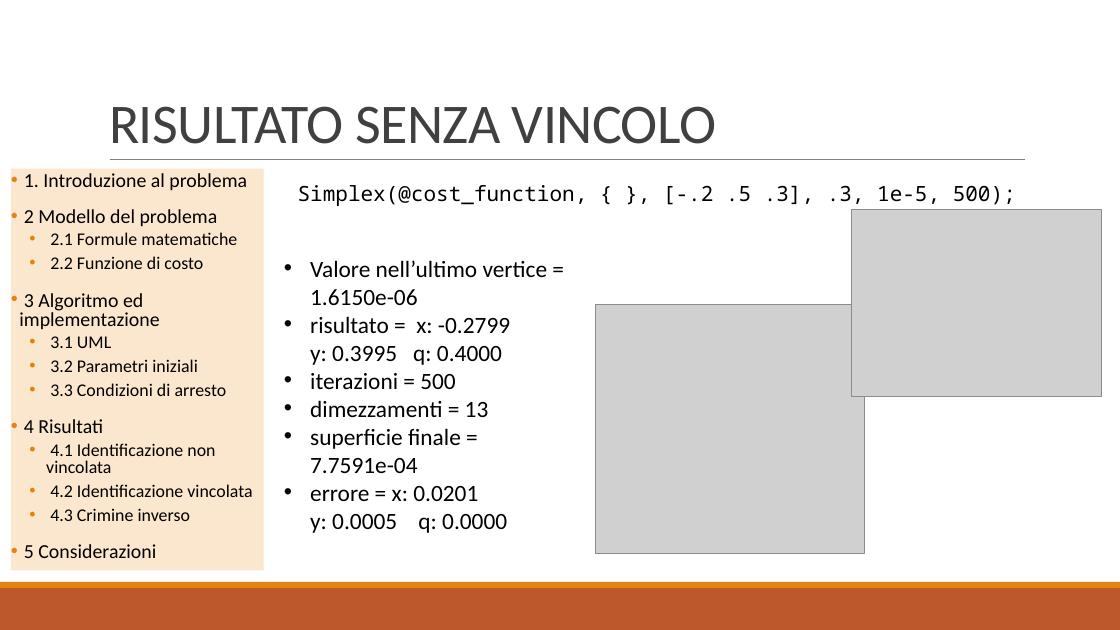
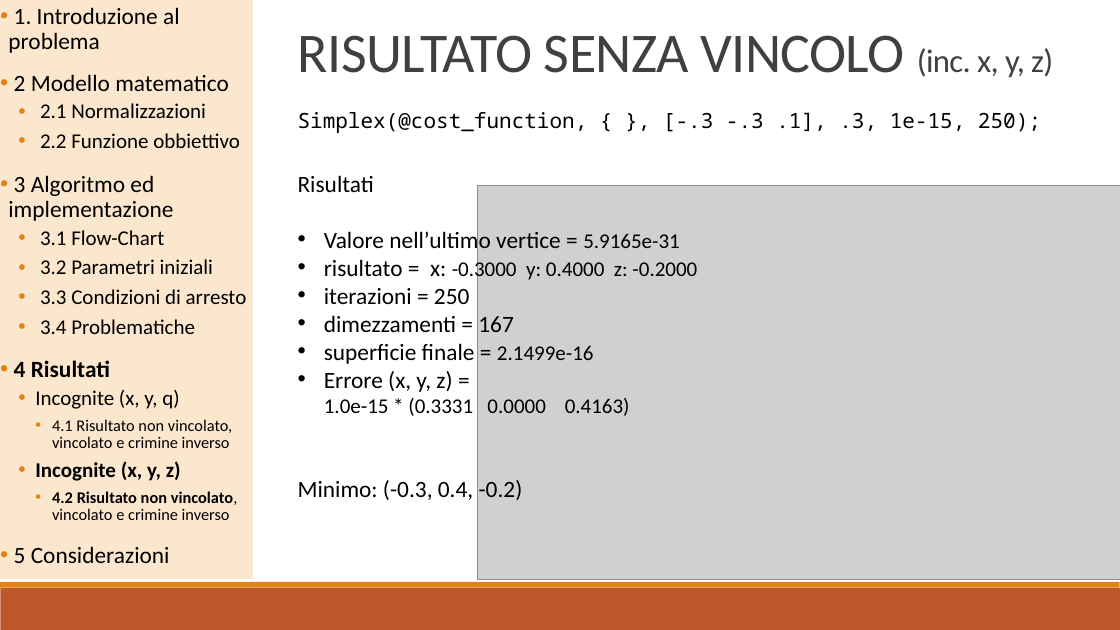
Before and after one commit to baldimario/Simplex, a slide deck: slide 17 of IDENTICAZIONE SISTEMA DI CARICHE PUNTIFORMI DA MISURE DI.pptx (slide 15 before the commit). Drawn at 1120x630 pixels with LibreOffice and Linux fonts; fonts in the diff are those of the drawing; grey boxes stand for pictures. Boxes give left, top, right and bottom in pixels: in the first picture for what was removed or moved away, otherwise in the second. Text is boxed around its words. In the diff, an @@ line names an element or a change of style, - is before the commit and + after.

```diff
--- a/IDENTICAZIONE SISTEMA DI CARICHE PUNTIFORMI DA MISURE DI.pptx
+++ b/IDENTICAZIONE SISTEMA DI CARICHE PUNTIFORMI DA MISURE DI.pptx
@@ text "1. Introduzione al problema": place and size @@
-text "1. Introduzione al problema" at (11, 169, 264, 571)
+text "1. Introduzione al problema" at (0, 0, 253, 579)
@@ text at (8, 7, 247, 563): size 17 to 20 pt in "1. Introduzione al problema", "3 Algoritmo ed implementazione", "4 Risultati", "5 Considerazioni"; size 15.3 to 18 pt in "3.2 Parametri iniziali", "3.3 Condizioni di arresto"; bold on in "4 Risultati"; line spacing 0.8 to 0.9 @@
@@ title at (298, 35, 1053, 78): text changed @@
-RISULTATO SENZA VINCOLO
+RISULTATO SENZA VINCOLO (inc. x, y, z)
@@ text at (14, 74, 240, 148): text changed; size 15.3 to 18 pt @@
-• 2 Modello del problema
-  • 2.1 Formule matematiche
-  • 2.2 Funzione di costo
+• 2 Modello matematico
+  • 2.1 Normalizzazioni
+  • 2.2 Funzione obbiettivo
@@ text at (298, 112, 1041, 133): text changed @@
-Simplex(@cost_function, { }, [-.2 .5 .3], .3, 1e-5, 500);
+Simplex(@cost_function, { }, [-.3 -.3 .1], .3, 1e-15, 250);
@@ line removed from (110, 160) to (1026, 160) @@
@@ text at (298, 175, 697, 500): text changed @@
-• Valore nell’ultimo vertice = 1.6150e-06
-• risultato = x: -0.2799
-  y: 0.3995 q: 0.4000
-• iterazioni = 500
-• dimezzamenti = 13
-• superficie finale =
-  7.7591e-04
-• errore = x: 0.0201
-  y: 0.0005 q: 0.0000
+Risultati
+• Valore nell’ultimo vertice = 5.9165e-31
+• risultato = x: -0.3000 y: 0.4000 z: -0.2000
+• iterazioni = 250
+• dimezzamenti = 167
+• superficie finale = 2.1499e-16
+• Errore (x, y, z) =
+  1.0e-15 * (0.3331 0.0000 0.4163)
+Minimo: (-0.3, 0.4, -0.2)
@@ picture added at (477, 186, 1120, 579) @@
@@ text at (40, 230, 164, 245): text changed; size 15.3 to 18 pt @@
-  • 3.1 UML
+  • 3.1 Flow-Chart
@@ picture removed at (851, 210, 1101, 397) @@
@@ text at (40, 319, 195, 334): paragraph added @@
+  • 3.4 Problematiche
@@ picture removed at (596, 305, 865, 554) @@
@@ text at (35, 390, 238, 520): text changed; size 15.3 to 14 pt @@
-  • 4.1 Identificazione non vincolata
-  • 4.2 Identificazione vincolata
-  • 4.3 Crimine inverso
+  • Incognite (x, y, q)
+    • 4.1 Risultato non vincolato, vincolato e crimine inverso
+  • Incognite (x, y, z)
+    • 4.2 Risultato non vincolato, vincolato e crimine inverso
```
Also in this commit, not shown: 16 other slides changed, 2 slides added, 2 other files.
